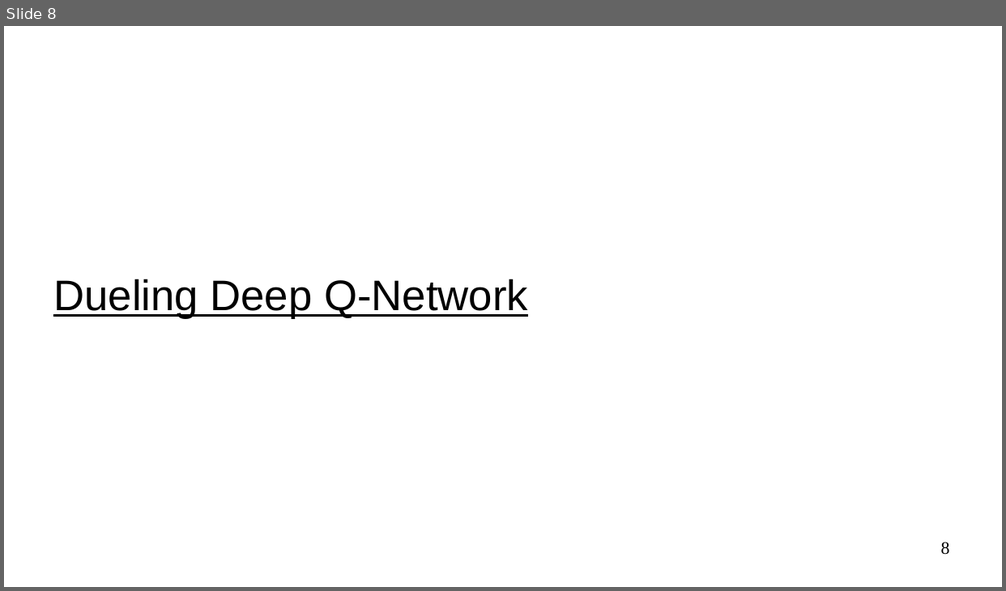
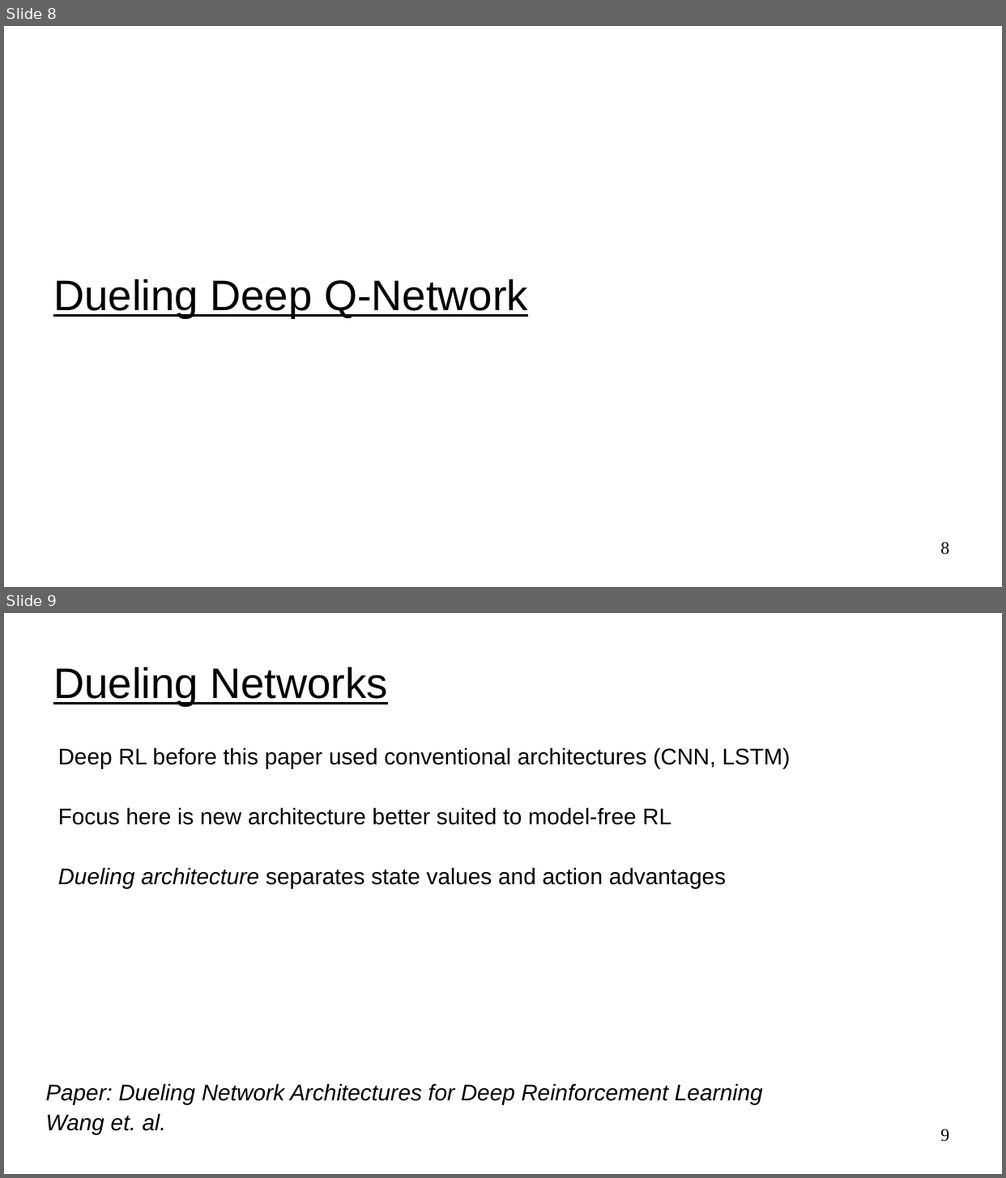
Before and after one commit to UVADS/reinforcement_learning, a slide deck: 06_deep_q_networks_extensions/dqn_extensions.ppt. Shown one above the other, each under a label of ours: slide 8 before the commit, slides 8 and 9 after it. The pictures are 1006x591 and 1006x1178 pixels, drawn with LibreOffice and Linux fonts; fonts in the diff are those of the drawing. Boxes give left, top, right and bottom in pixels: in the first picture for what was removed or moved away, otherwise in the second. Text is boxed around its words. In the diff, an @@ line names an element or a change of style, - is before the commit and + after.

Commit message:
added to dueling networks

```diff
--- a/06_deep_q_networks_extensions/dqn_extensions.ppt
+++ b/06_deep_q_networks_extensions/dqn_extensions.ppt
@@ slide 9 added at [4,613,1002,1174], background #FFFFFF @@
@@ title added at [53,666,389,707], 34 pt, text #000000, underline @@
+Dueling Networks
@@ text added at [58,747,791,888], 18 pt, text #000000 @@
+Deep RL before this paper used conventional architectures (CNN, LSTM)
+Focus here is new architecture better suited to model-free RL
+Dueling architecture separates state values and action advantages
@@ text added at [46,1084,763,1135], 18 pt, text #000000, italic @@
+Paper: Dueling Network Architectures for Deep Reinforcement Learning
+Wang et. al.
@@ page number added at [940,1129,949,1142], 14 pt, text #000000 @@
+9
```
Also in this commit, not shown: 1 slide changed, 6 other slides added.
